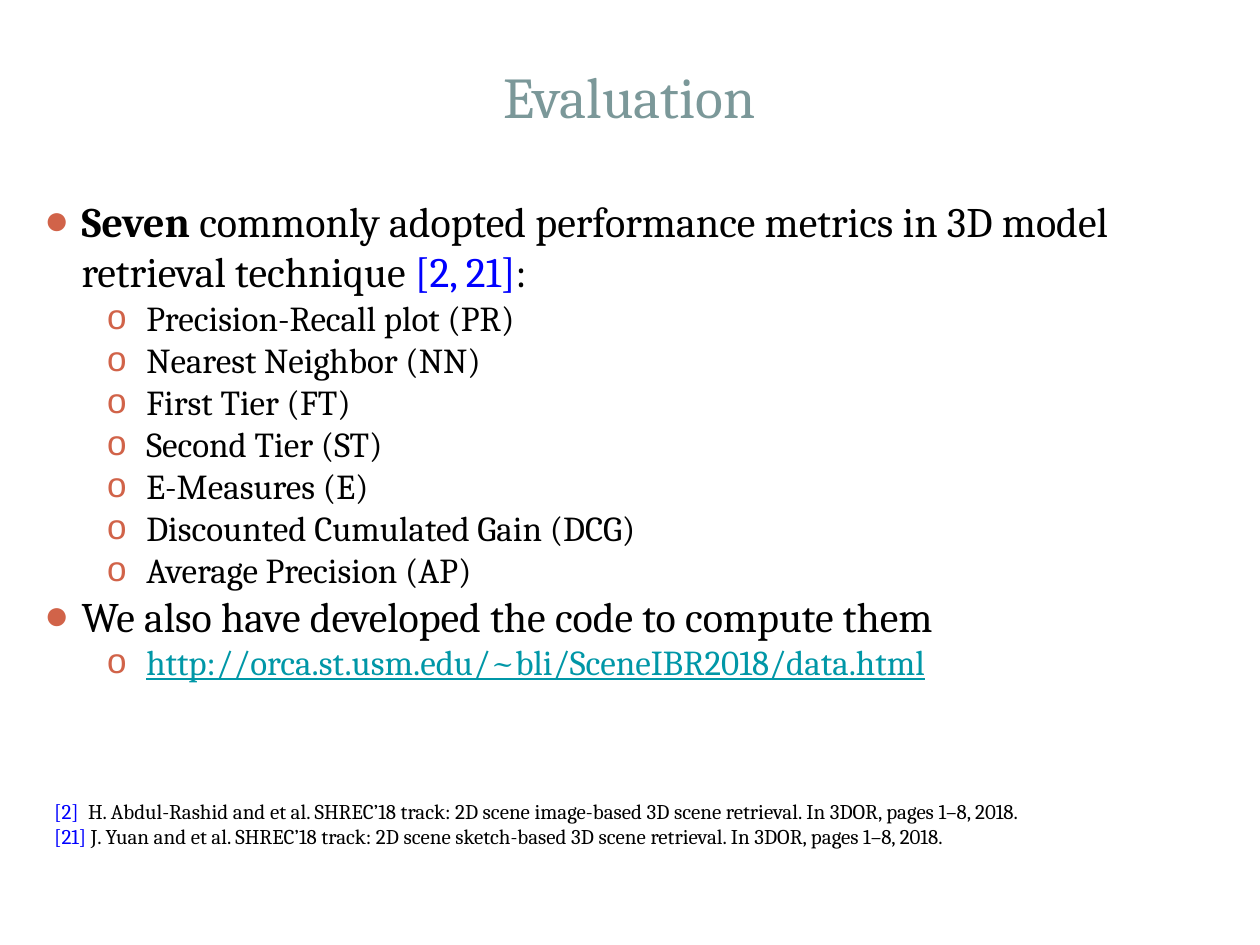
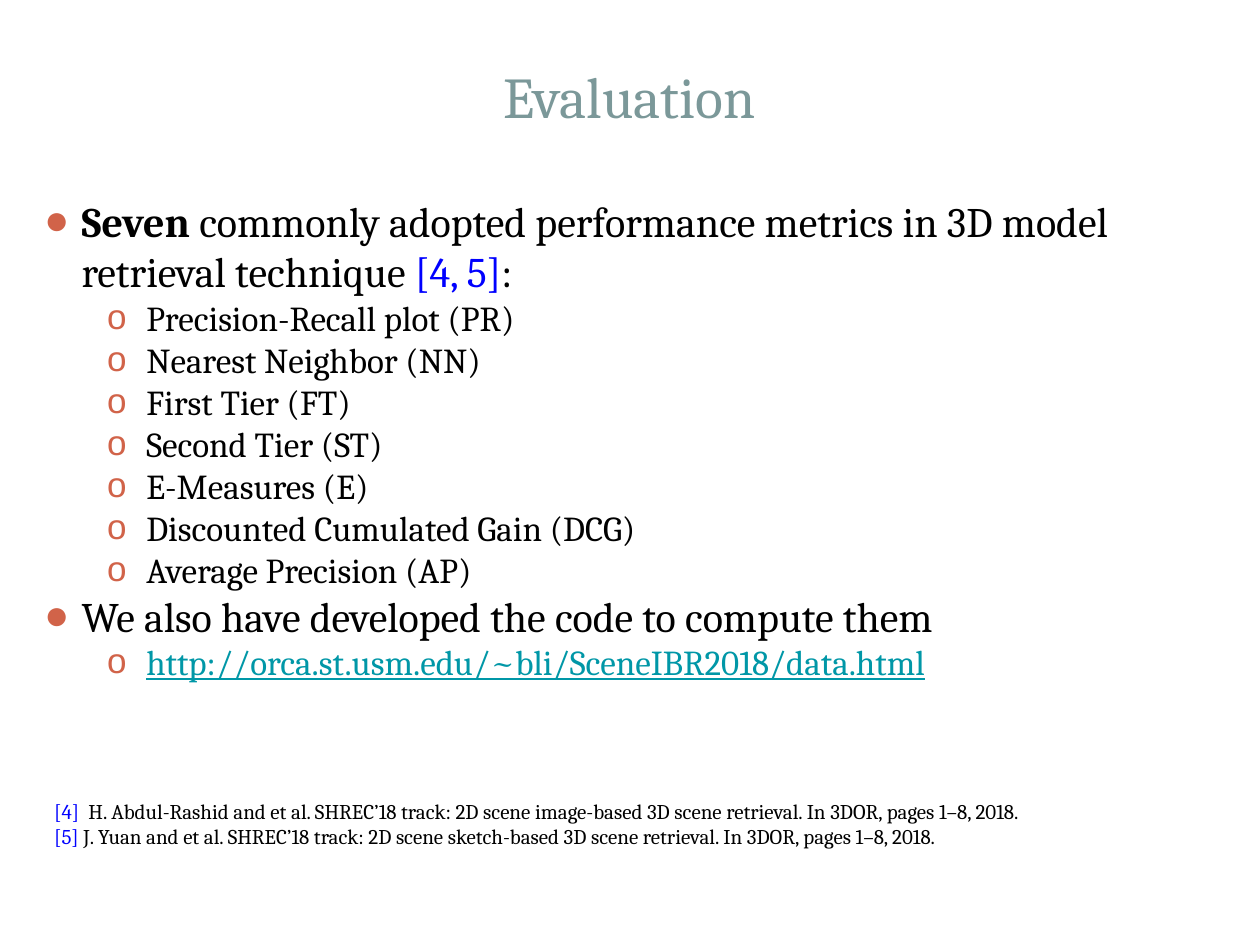
Before and after one commit to Hammania689/shrec_2019, a slide deck: slide 16 of mipr_slides/MIPR.pptx (slide 12 before the commit). Drawn at 1260x945 pixels with LibreOffice and Linux fonts; fonts in the diff are those of the drawing. Boxes give left, top, right and bottom in pixels: in the first picture for what was removed or moved away, otherwise in the second. Text is boxed around its words. In the diff, an @@ line names an element or a change of style, - is before the commit and + after.

```diff
--- a/mipr_slides/MIPR.pptx
+++ b/mipr_slides/MIPR.pptx
@@ text at <box>82,207,1108,296</box>: text changed @@
-● Seven commonly adopted performance metrics in 3D model retrieval technique [2, 21]:
+● Seven commonly adopted performance metrics in 3D model retrieval technique [4, 5]:
@@ text at <box>54,804,1019,849</box>: text changed @@
-[2] H. Abdul-Rashid and et al. SHREC’18 track: 2D scene image-based 3D scene retrieval. In 3DOR, pages 1–8, 2018.
-[21] J. Yuan and et al. SHREC’18 track: 2D scene sketch-based 3D scene retrieval. In 3DOR, pages 1–8, 2018.
+[4] H. Abdul-Rashid and et al. SHREC’18 track: 2D scene image-based 3D scene retrieval. In 3DOR, pages 1–8, 2018.
+[5] J. Yuan and et al. SHREC’18 track: 2D scene sketch-based 3D scene retrieval. In 3DOR, pages 1–8, 2018.
```
Also in this commit, not shown: 11 other slides changed, 13 slides added, 2 other files.
